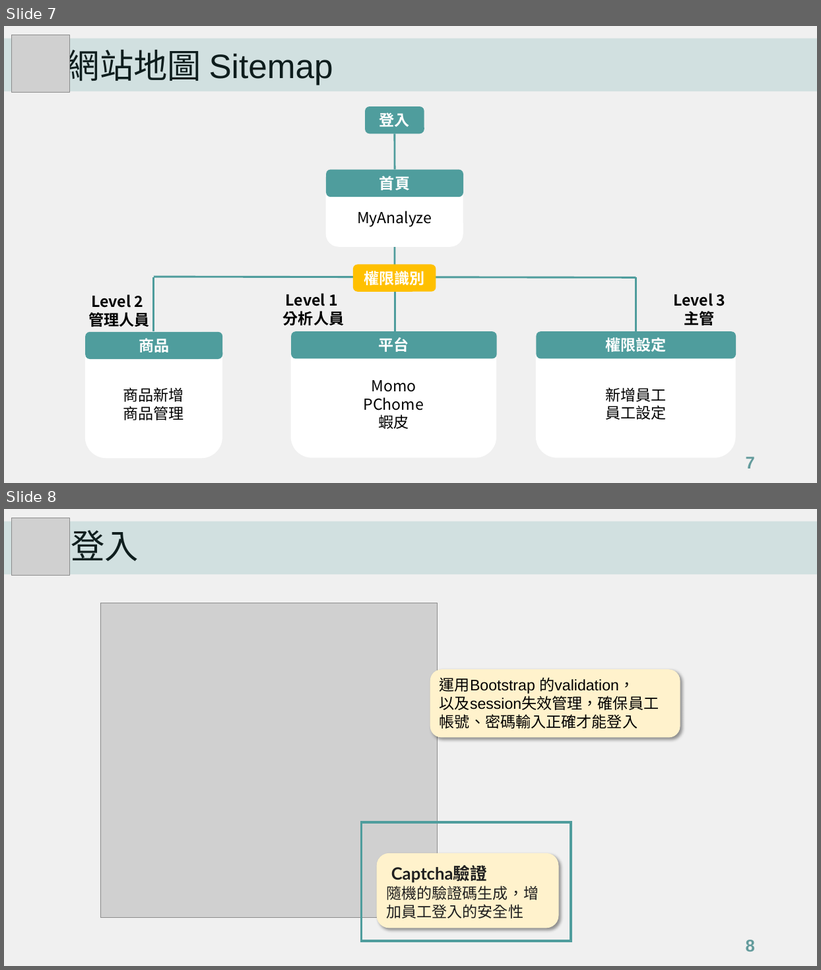
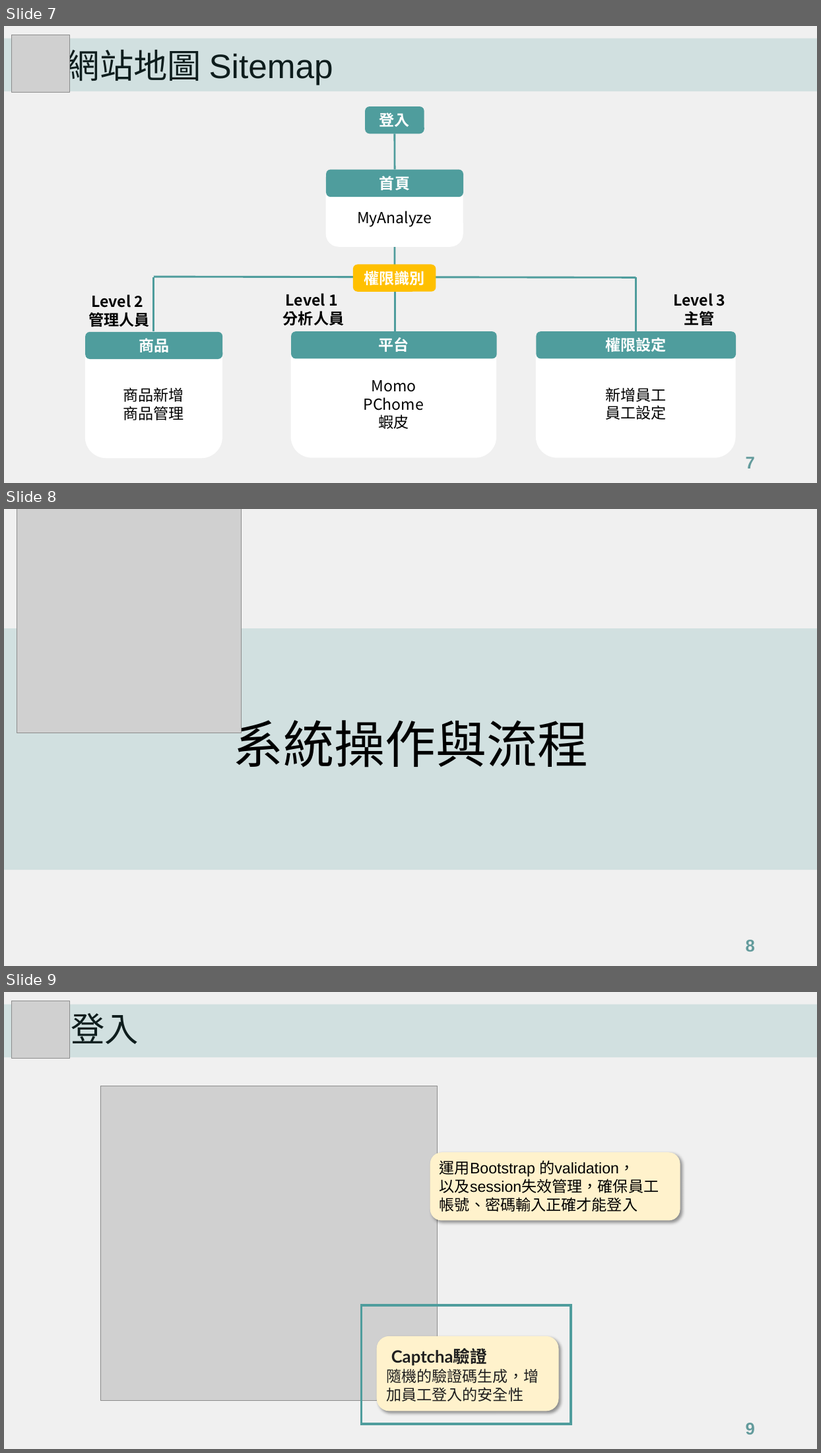
Before and after one commit to LYT199812/Java2023, a slide deck: MyAnalyze-2.pptx. Shown one above the other, each under a label of ours: slides 7 and 8 before the commit, slides 7, 8 and 9 after it. The pictures are 821x970 and 821x1453 pixels, drawn with LibreOffice and Linux fonts; fonts in the diff are those of the drawing; grey boxes stand for pictures. Boxes give left, top, right and bottom in pixels: in the first picture for what was removed or moved away, otherwise in the second. Text is boxed around its words. In the diff, an @@ line names an element or a change of style, - is before the commit and + after.

```diff
--- a/MyAnalyze-2.pptx
+++ b/MyAnalyze-2.pptx
@@ slide 8 added at <box>4,509,817,966</box>, background #F0F0F0 @@
@@ picture added at <box>17,509,242,733</box> @@
@@ rectangle added at <box>4,628,817,870</box>, fill #4F9D9D at 19% opacity @@
@@ title added at <box>232,712,588,768</box>, 60 pt, text #000000 @@
+系統操作與流程
@@ page number added at <box>746,940,755,952</box>, 20 pt, text #639B9C, bold @@
+8
@@ what was slide 8 is now slide 9 @@
@@ page number at <box>746,1423,755,1435</box>: text changed @@
-8
+9
```
Also in this commit, not shown: 1 slide changed.
